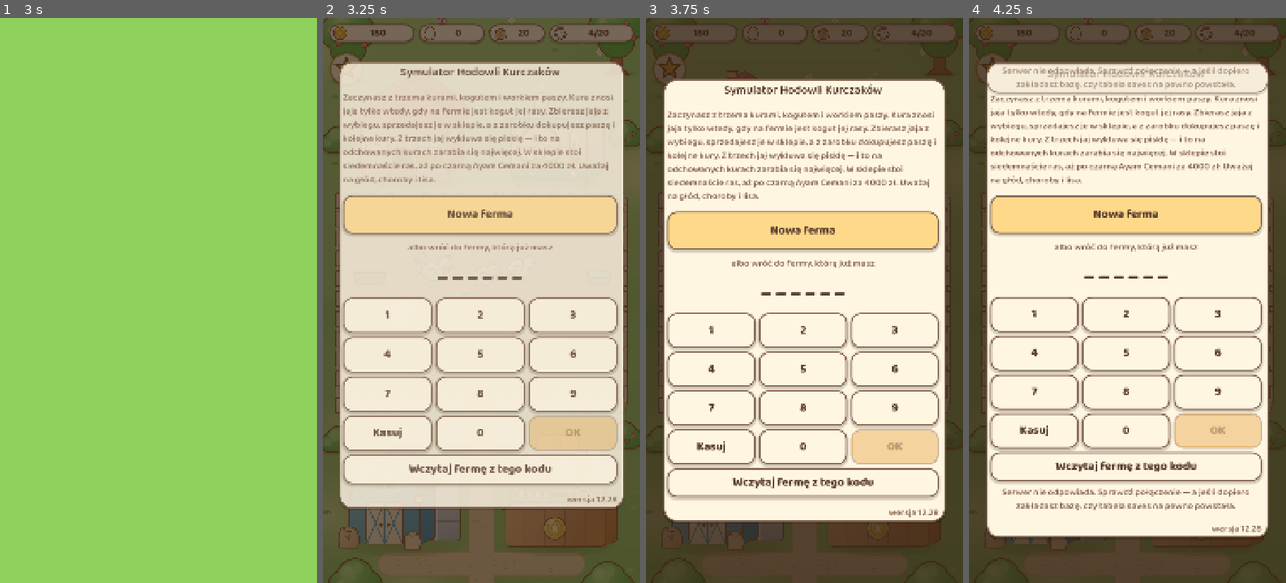
Above: before the commit, frames 1-4 (left to right).
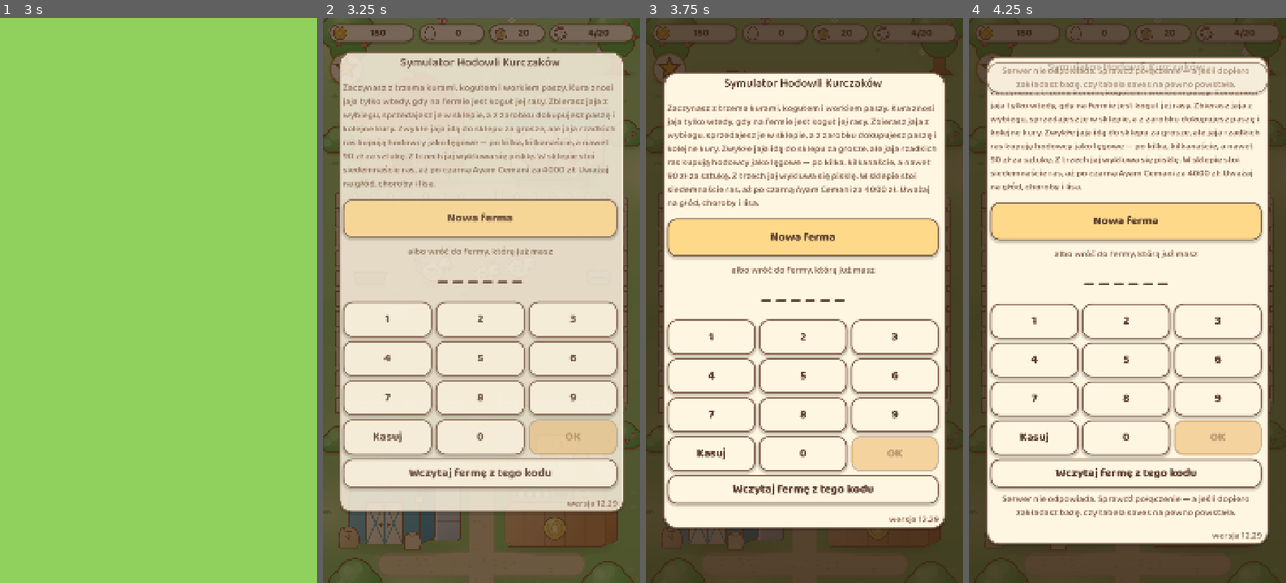
Above: after the commit, the same moments.

Repository: sodorn/kury
Game: Godot game, scene res://tests/smoke_ui.tscn
Two runs of this game, one before a commit and one after it. Both use one fixed random seed, a clock stepped at 60 frames per second and the inputs below. This scene is started directly instead of the project's main scene.
Inputs (mouse positions are in pixels of both pictures, inside the frame that each line leads up to):
- Up to frame 1 (3 s): tap Enter at 0.5, 2 s; move the mouse to (228, 272) at 0.52 s; click (228, 272) at 0.67 s; tap Space at 1.25, 2.75 s; drag from (95, 328) to (142, 413) at 1.27 s; move the mouse to (190, 176) at 2.02 s; click (190, 176) at 2.17 s; drag from (142, 413) to (63, 215) at 2.77 s
- Up to frame 2 (3.25 s): no input
- Up to frame 3 (3.75 s): click (668, 68) at 3.5 s
- Up to frame 4 (4.25 s): no input

Frame 1 is identical in both runs. In frame 2, 21% of the frame differs, in the area x 5-96%, y 6-88%; in frame 3, 27%, in the area x 5-95%, y 9-91%; in frame 4, 27%.

Commit message:
Wersja 12.29: ceny jaj rynkowe - pospolite do sklepu, rzadkie jako legowe dla hodowcow (do 90 zl za cemani)
Co-Authored-By: Claude Opus 5.5 <noreply@anthropic.com>
Claude-Session: https://claude.ai/code/session_01CjTjcTbStDCiJ7vGbYReKd

Diff:
--- a/core/util/game_data.gd
+++ b/core/util/game_data.gd
@@ -11,7 +11,7 @@
 ## Numer wersji gry. Jedno miejsce do podbicia przy wydaniu — pokazuje sie
 ## na ekranie powitalnym, zeby bylo widac, czy przegladarka wczytala nowa
 ## wersje, czy podsunela stara z pamieci.
-const VERSION := "12.28"
+const VERSION := "12.29"
 
 static var _balance: Dictionary = {}
 static var _buildings: Array = []
--- a/data/balance.json
+++ b/data/balance.json
@@ -14,7 +14,7 @@
     ]
   },
   "economy": {
-    "_opis": "Ceny jak na rynku w listopadzie 2026 (wlascici …(129 unchanged characters)… a/rozbudowy.json, lista 'magazyn'), jaja 0,70-5,60 zl zaleznie od rasy (12.28, wlasciciel 26.11): zarobek z jaj na kure na minute rosnie o 15% z kazdym poziomem kurnika wymaganym przez rase (nagroda za rozbudowe), a w obrebie jednego poziomu jest rowny - drozsze jajko = wolniejsze znoszenie. Wzor: egg_value = 0,175 zl * (1 + 0,15 * coop_level) * egg_seconds. Realnie jaja konsumpcyjne prawie sie nie roznia, roznica jest w jajach legowych rzadkich ras (leghorn ~3 zl, marans/brahma ~5 zl, silki ~8 zl, cemani kilkadziesiat zl). feed_per_hen_minute w kilogramach na p …(329 unchanged characters)…
+    "_opis": "Ceny jak na rynku w listopadzie 2026 (wlascici …(129 unchanged characters)… a/rozbudowy.json, lista 'magazyn'), jaja: pospolite (RARITY_COMMON) to jaja do sklepu 0,70-0,90 zl, reszta to jaja legowe dla hodowcow po cenach rynkowych z ogloszen 11.2026 (5 zl goloszyjka ... 90 zl cemani) - wlasciciel 26.11: 'podnies ceny jaj do rynkowych, nie balansuj reszty, najwyzej potem spowolnimy gre'. feed_per_hen_minute w kilogramach na p …(329 unchanged characters)…
     "rooster_price_multiplier": 2.5,
     "_opis_kogut": "Kogut kosztuje 250% ceny kury tej samej rasy (Tomek, 2026-11-24). Jeden kogut obsluguje cala rase, wiec przy cenie kury byl najtanszym obowiazkowym zakupem w grze.",
     "feed_per_hen_minute": 0.65,
--- a/data/breeds.json
+++ b/data/breeds.json
@@ -71,7 +71,7 @@
     "photo": "res://assets/photos/szabo.jpg",
     "portrait": "res://assets/portraits/szabo.webp",
     "egg_seconds": 5.2,
-    "egg_value": 0.91,
+    "egg_value": 0.9,
     "price": 70,
     "sell_price": 49,
     "incubate_seconds": 87,
@@ -99,7 +99,7 @@
     "photo": "res://assets/photos/nagoszyja.jpg",
     "portrait": "res://assets/portraits/nagoszyja.webp",
     "egg_seconds": 5.8,
-    "egg_value": 1.17,
+    "egg_value": 5,
     "price": 90,
     "sell_price": 63,
     "incubate_seconds": 104,
@@ -127,7 +127,7 @@
     "photo": "res://assets/photos/marans.jpg",
     "portrait": "res://assets/portraits/marans.webp",
     "egg_seconds": 6.4,
-    "egg_value": 1.29,
+    "egg_value": 6,
     "price": 120,
     "sell_price": 84,
     "incubate_seconds": 122,
@@ -156,7 +156,7 @@
     "photo": "res://assets/photos/araukana.jpg",
     "portrait": "res://assets/portraits/araukana.webp",
     "egg_seconds": 7.0,
-    "egg_value": 1.59,
+    "egg_value": 6,
     "price": 150,
     "sell_price": 105,
     "incubate_seconds": 143,
@@ -185,7 +185,7 @@
     "photo": "res://assets/photos/jedwabista.jpg",
     "portrait": "res://assets/portraits/jedwabista.webp",
     "egg_seconds": 7.6,
-    "egg_value": 1.73,
+    "egg_value": 8,
     "price": 180,
     "sell_price": 126,
     "incubate_seconds": 167,
@@ -215,7 +215,7 @@
     "photo": "res://assets/photos/serama.jpg",
     "portrait": "res://assets/portraits/serama.webp",
     "egg_seconds": 8.2,
-    "egg_value": 2.08,
+    "egg_value": 7,
     "price": 220,
     "sell_price": 154,
     "incubate_seconds": 194,
@@ -243,7 +243,7 @@
     "photo": "res://assets/photos/brahma.jpg",
     "portrait": "res://assets/portraits/brahma.webp",
     "egg_seconds": 8.8,
-    "egg_value": 2.23,
+    "egg_value": 8,
     "price": 250,
     "sell_price": 175,
     "incubate_seconds": 229,
@@ -272,7 +272,7 @@
     "photo": "res://assets/photos/czubatka.jpg",
     "portrait": "res://assets/portraits/czubatka.webp",
     "egg_seconds": 9.4,
-    "egg_value": 2.63,
+    "egg_value": 10,
     "price": 280,
     "sell_price": 196,
     "incubate_seconds": 268,
@@ -300,7 +300,7 @@
     "photo": "res://assets/photos/pavlovskaya.jpg",
     "portrait": "res://assets/portraits/pavlovskaya.webp",
     "egg_seconds": 10.0,
-    "egg_value": 2.8,
+    "egg_value": 13,
     "price": 400,
     "sell_price": 280,
     "incubate_seconds": 315,
@@ -328,7 +328,7 @@
     "photo": "res://assets/photos/feniks.jpg",
     "portrait": "res://assets/portraits/feniks.webp",
     "egg_seconds": 10.6,
-    "egg_value": 3.25,
+    "egg_value": 14,
     "price": 500,
     "sell_price": 350,
     "incubate_seconds": 366,
@@ -356,7 +356,7 @@
     "photo": "res://assets/photos/deathlayer.jpg",
     "portrait": "res://assets/portraits/deathlayer.webp",
     "egg_seconds": 11.2,
-    "egg_value": 3.43,
+    "egg_value": 15,
     "price": 600,
     "sell_price": 420,
     "incubate_seconds": 425,
@@ -384,7 +384,7 @@
     "photo": "res://assets/photos/sultanka.jpg",
     "portrait": "res://assets/portraits/sultanka.webp",
     "egg_seconds": 11.8,
-    "egg_value": 3.92,
+    "egg_value": 20,
     "price": 800,
     "sell_price": 560,
     "incubate_seconds": 493,
@@ -412,7 +412,7 @@
     "photo": "res://assets/photos/onagadori.jpg",
     "portrait": "res://assets/portraits/onagadori.webp",
     "egg_seconds": 12.4,
-    "egg_value": 4.45,
+    "egg_value": 30,
     "price": 1500,
     "sell_price": 1050,
     "incubate_seconds": 574,
@@ -441,7 +441,7 @@
     "photo": "res://assets/photos/dongtao.jpg",
     "portrait": "res://assets/portraits/dongtao.webp",
     "egg_seconds": 13.0,
-    "egg_value": 5,
+    "egg_value": 40,
     "price": 2500,
     "sell_price": 1750,
     "incubate_seconds": 654,
@@ -469,7 +469,7 @@
     "photo": "res://assets/photos/cemani.jpg",
     "portrait": "res://assets/portraits/cemani.webp",
     "egg_seconds": 13.6,
-    "egg_value": 5.6,
+    "egg_value": 90,
     "price": 4000,
     "sell_price": 2800,
     "incubate_seconds": 758,
--- a/data/strings.csv
+++ b/data/strings.csv
@@ -95,7 +95,8 @@
 PANEL_CODE_LOAD,"Wczytaj fermę z tego kodu"
 PANEL_FLOCK_LINE,"%d szt. · jajko %s"
 PANEL_EGG_LINE,"%d szt. · %s"
-PANEL_BREED_NUMBERS,"Jajko %s · znosi co %s"
+PANEL_BREED_NUMBERS,"Jajko do sklepu %s · znosi co %s"
+PANEL_BREED_NUMBERS_HATCH,"Jajko lęgowe %s · znosi co %s"
 PANEL_COOP_HINT,"Pisklęta i jaja w inkubatorze też zajmują miejsce w kurniku. Kury kupujesz i sprzedajesz w sklepie, a każda zjada tyle samo paszy, niezależnie od rasy."
 PANEL_CLOUD_ON,"Zapis na serwerze: włączony"
 PANEL_SERVER,Serwer
@@ -247,10 +248,11 @@
 UNLOCK_CONGRATS,"Gratulacje!"
 UNLOCK_FACTS,"Ciekawostki"
 UNLOCK_PRICE,"Cena w sklepie: %s"
-UNLOCK_EGG,"Jajko: %s · znosi co %s"
+UNLOCK_EGG,"Jajko do sklepu: %s · znosi co %s"
+UNLOCK_EGG_HATCH,"Jajko lęgowe: %s · znosi co %s"
 UNLOCK_CLOSE,"Do sklepu!"
 START_TITLE,"Symulator Hodowli Kurczaków"
-START_ABOUT,"Zaczynasz z trzema kurami, kogutem i workiem pa …(126 unchanged characters)… robku dokupujesz paszę i kolejne kury. Z trzech jaj wykluwa się pisklę — i to na odchowanych kurach zarabia się najwięcej. W sklepie stoi siedemnaście ras, aż po …(64 unchanged characters)…
+START_ABOUT,"Zaczynasz z trzema kurami, kogutem i workiem pa …(126 unchanged characters)… robku dokupujesz paszę i kolejne kury. Zwykłe jaja idą do sklepu za grosze, ale jaja rzadkich ras kupują hodowcy jako lęgowe — po kilka, kilkanaście, a nawet 90 zł za sztukę. Z trzech jaj wykluwa się pisklę. W sklepie stoi siedemnaście ras, aż po …(64 unchanged characters)…
 START_CONTINUE,"Graj dalej"
 START_NEW,"Nowa ferma"
 START_NEW_OTHER,"Zacznij nową fermę od zera"
--- a/project.godot
+++ b/project.godot
@@ -11,7 +11,7 @@
 [application]
 
 config/name="Chicken Farm Simulator"
-config/version="12.28"
+config/version="12.29"
 run/main_scene="res://scenes/main/main.tscn"
 config/features=PackedStringArray("4.7", "GL Compatibility")
 config/icon="res://assets/icon.svg"
--- a/scenes/ui/panels/building_panel.gd
+++ b/scenes/ui/panels/building_panel.gd
@@ -1113,7 +1113,11 @@
 		cull.visible = sick > 0
 		cull.text = tr("PANEL_CULL_HEN") % [NumberFormat.money(Game.mcdonalds_price()), sick]
 		subtitle.text = "%s · %s" % [tr(breed.get("rarity", "")), tr(breed.get("desc", ""))]
-		numbers.text = tr("PANEL_BREED_NUMBERS") % [
+		# Pospolite jaja ida do sklepu na jedzenie, reszta jako legowe do
+		# hodowcow (wlasciciel 26.11) - stad dwa podpisy.
+		var egg_key := "PANEL_BREED_NUMBERS" if breed.get("rarity", "") == "RARITY_COMMON" \
+				else "PANEL_BREED_NUMBERS_HATCH"
+		numbers.text = tr(egg_key) % [
 			NumberFormat.small_money(FarmState.egg_value(breed_id)),
 			NumberFormat.duration(float(breed.get("egg_seconds", 0)) / GameData.time_scale())])
 
--- a/scenes/ui/panels/unlock_panel.gd
+++ b/scenes/ui/panels/unlock_panel.gd
@@ -118,7 +118,7 @@
 	_scroll.scroll_vertical = 0
 	_stats.text = "%s\n%s" % [
 		tr("UNLOCK_PRICE") % NumberFormat.money(float(breed.get("price", 0))),
-		tr("UNLOCK_EGG") % [
+		tr("UNLOCK_EGG" if breed.get("rarity", "") == "RARITY_COMMON" else "UNLOCK_EGG_HATCH") % [
 			NumberFormat.small_money(float(breed.get("egg_value", 0))),
 			NumberFormat.duration(float(breed.get("egg_seconds", 0)) / GameData.time_scale())],
 	]
--- a/tests/run_tests.gd
+++ b/tests/run_tests.gd
@@ -2642,7 +2642,7 @@
 ## o Ayam Cemani i wyswietlily sie graczowi jako gole nazwy.
 func _test_strings() -> void:
 	var keys: Array[String] = [
-		"UNLOCK_TITLE", "UNLOCK_PRICE", "UNLOCK_EGG", "UNLOCK_CLOSE",
+		"UNLOCK_TITLE", "UNLOCK_PRICE", "UNLOCK_EGG", "UNLOCK_EGG_HATCH", "UNLOCK_CLOSE",
 		"WIN_TITLE", "WIN_MONEY", "WIN_COLLECTION", "WIN_CONTINUE",
 		"PANEL_SELL_HEN", "PANEL_CULL_HEN", "PANEL_BUY_HEN",
 		"PANEL_UPGRADE_NEXT", "PANEL_UPGRADE_SLIDE", "PANEL_GUARD_NEXT", "PANEL_DOG_NEXT",
Not shown, changed: DOKUMENTACJA_TECHNICZNA.txt
Not shown, changed: INSTRUKCJA.txt
Not shown, changed: PROJECT_STATE.md
